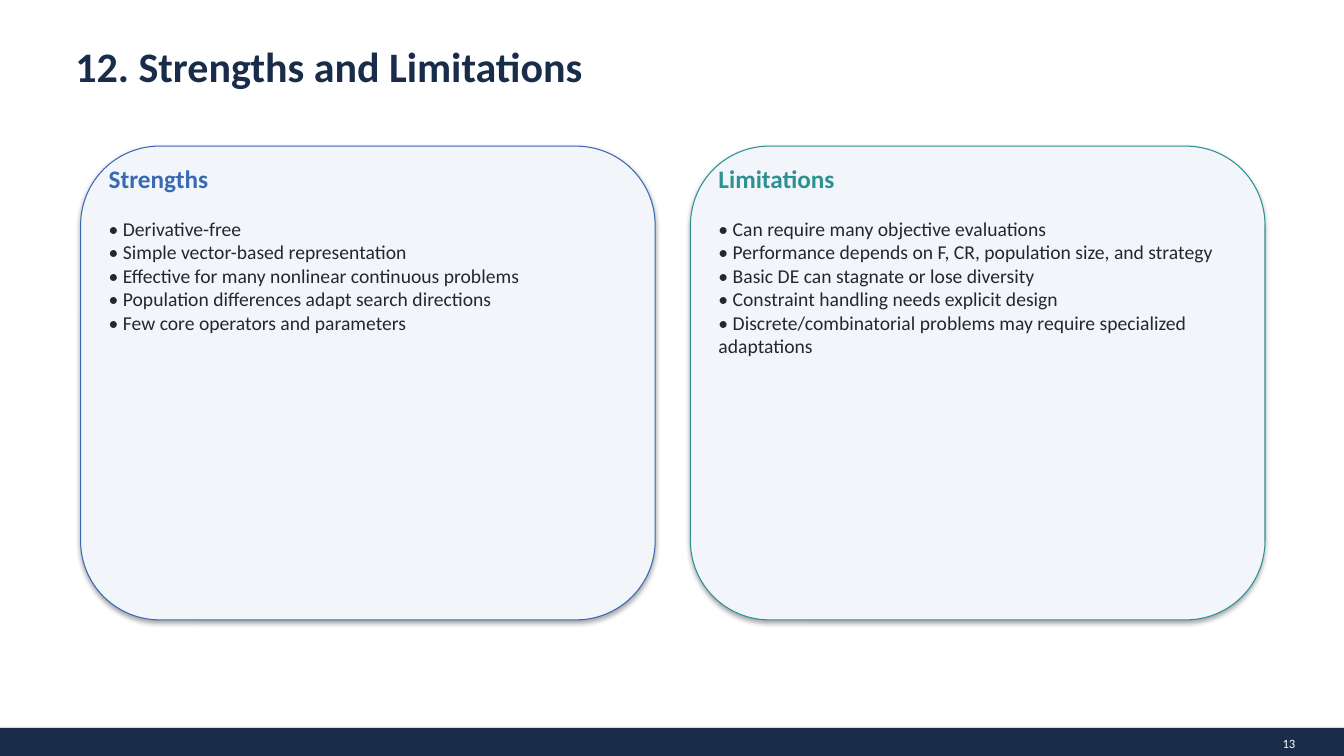
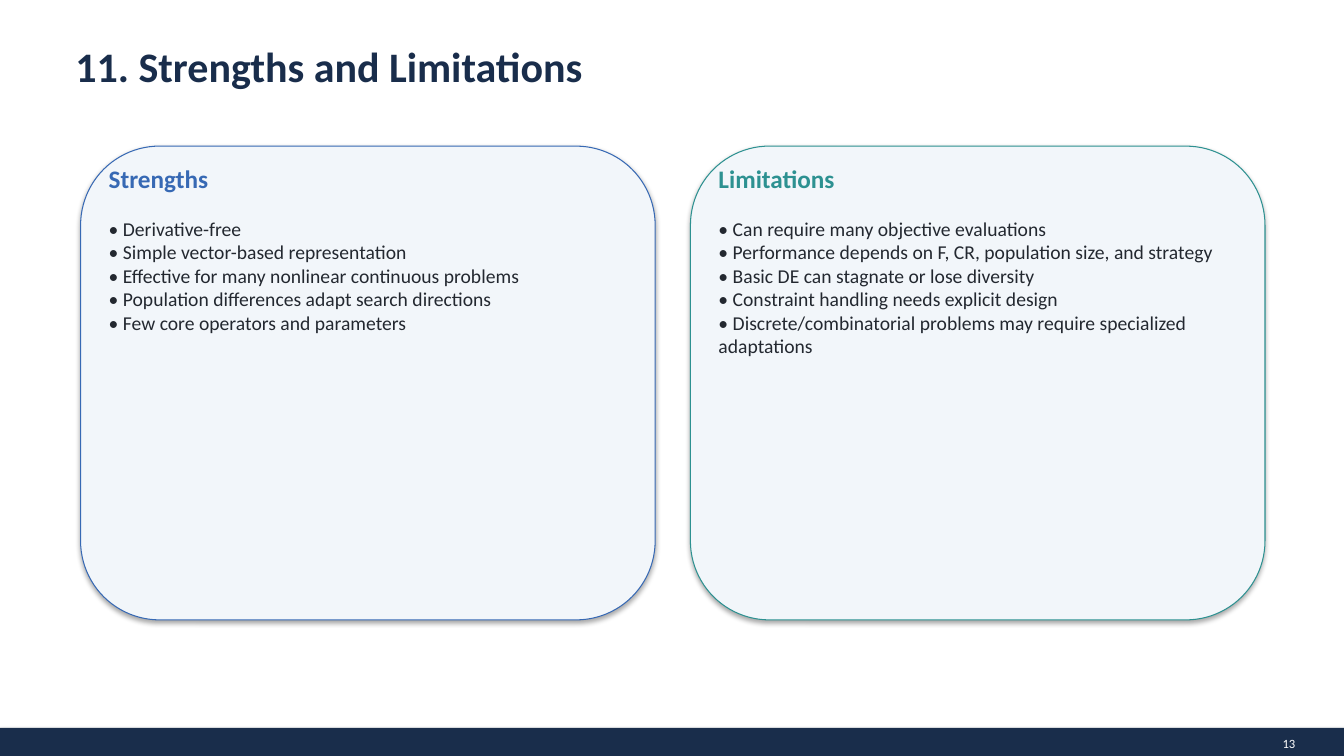
Before and after one commit to khaledmrasheed/khaledmrasheed.github.io, a slide deck: slide 12 of ECcourse/Differential_Evolution_Presentation.pptx (slide 13 before the commit). Drawn at 1344x756 pixels with LibreOffice and Linux fonts; fonts in the diff are those of the drawing. Boxes give left, top, right and bottom in pixels: in the first picture for what was removed or moved away, otherwise in the second. Text is boxed around its words. In the diff, an @@ line names an element or a change of style, - is before the commit and + after.

```diff
--- a/ECcourse/Differential_Evolution_Presentation.pptx
+++ b/ECcourse/Differential_Evolution_Presentation.pptx
@@ text at [75,52,582,89]: text changed @@
-12. Strengths and Limitations
+11. Strengths and Limitations
```
Also in this commit, not shown: 7 other slides changed, 1 slide removed.
